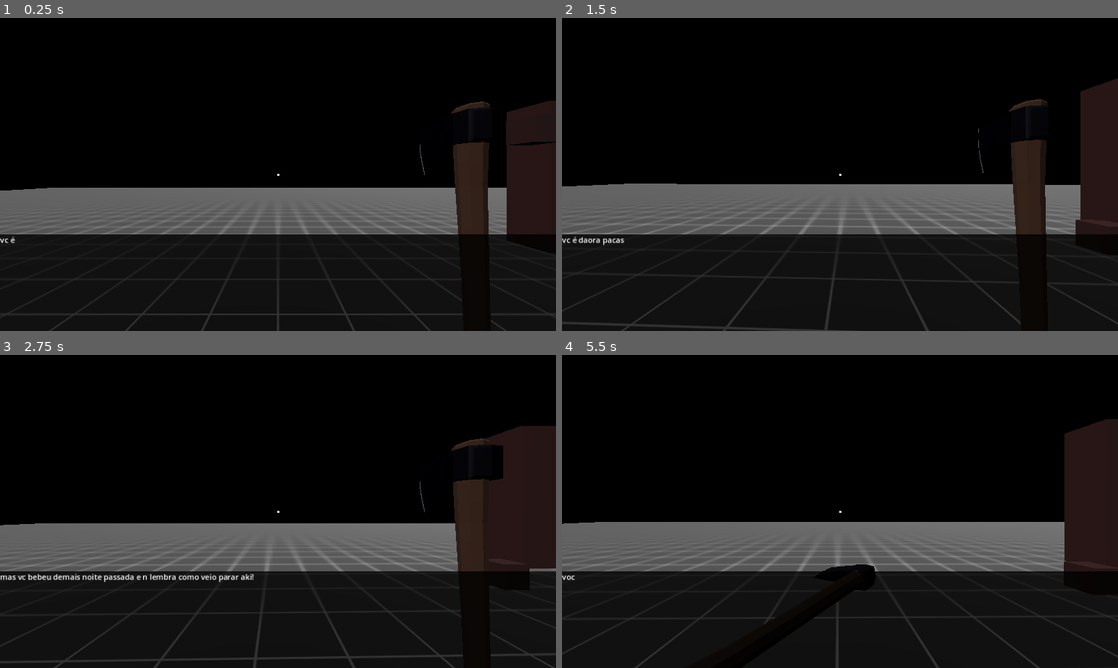
Above: before the commit, frames 1-4 (two rows, left to right).
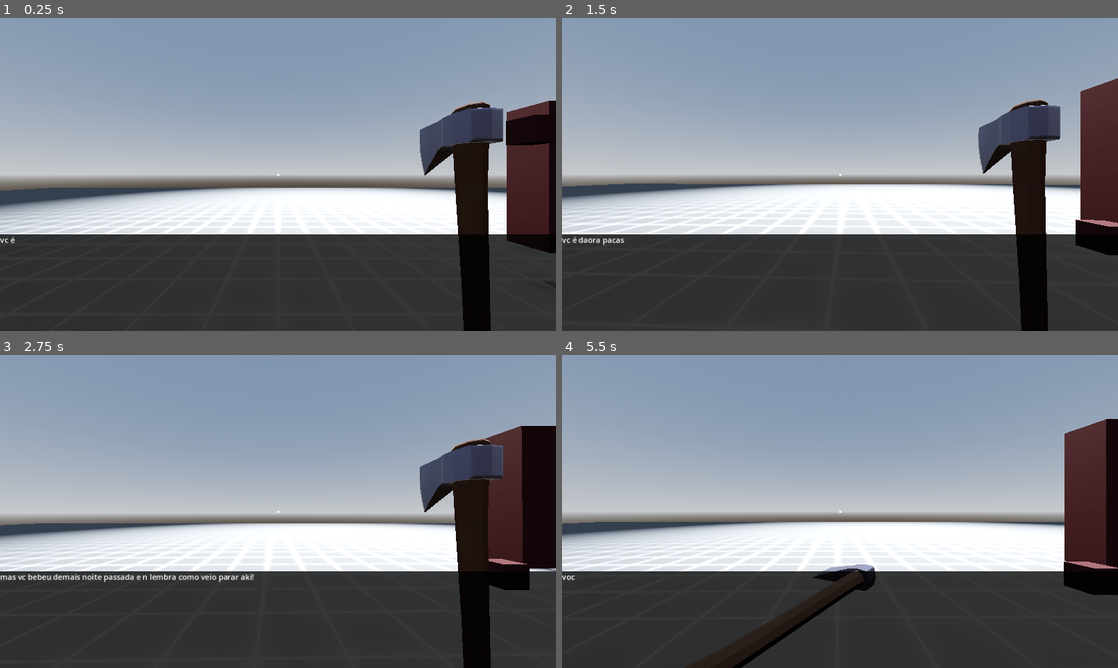
Above: after the commit, the same moments.

Repository: marcotmotta/angler
Game: Godot game, scene res://Main.tscn
Two runs of this game, one before a commit and one after it. Both use one fixed random seed, a clock stepped at 60 frames per second and the inputs below.
Inputs (mouse positions are in pixels of both pictures, inside the frame that each line leads up to):
- Up to frame 1 (0.25 s): no input
- Up to frame 2 (1.5 s): move the mouse to (867, 174) at 0.52 s; tap A (a) at 0.6 s; tap D (d) at 0.8, 1.35 s; move the mouse to (812, 174) at 1.27 s
- Up to frame 3 (2.75 s): tap E (e) at 1.55, 2.1 s; move the mouse to (289, 505) at 2.02 s; tap S (s) at 2.3 s
- Up to frame 4 (5.5 s): move the mouse to (834, 517) at 2.77 s; tap S (s) at 2.85 s; tap W (w) at 3.05, 3.6 s; move the mouse to (878, 514) at 3.52 s; tap A (a) at 3.8, 4.35 s; move the mouse to (795, 508) at 4.27 s; tap D (d) at 4.55 s; move the mouse to (845, 511) at 5.02 s; press the mouse at (845, 511) at 5.03 s; tap E (e) at 5.3 s

The runs differ from the first frame. In frame 1, 92% of the frame differs, in the area x 0-100%, y 0-100%; in frame 2, 93%; in frame 3, 90%; in frame 4, 95%.

Commit message:
better light test

Diff:
--- a/Main.tscn
+++ b/Main.tscn
@@ -6,15 +6,18 @@
 [ext_resource type="PackedScene" uid="uid://dbchv32r0lpfx" path="res://Items/Wood/Wood.tscn" id="4_uleg5"]
 [ext_resource type="Script" path="res://Dialog.gd" id="5_h44ja"]
 
-[sub_resource type="ProceduralSkyMaterial" id="ProceduralSkyMaterial_hxw53"]
+[sub_resource type="ProceduralSkyMaterial" id="ProceduralSkyMaterial_e6eqj"]
+sky_horizon_color = Color(0.64625, 0.65575, 0.67075, 1)
+ground_horizon_color = Color(0.64625, 0.65575, 0.67075, 1)
 
-[sub_resource type="Sky" id="Sky_pot0k"]
-sky_material = SubResource("ProceduralSkyMaterial_hxw53")
+[sub_resource type="Sky" id="Sky_d8d1b"]
+sky_material = SubResource("ProceduralSkyMaterial_e6eqj")
 
-[sub_resource type="Environment" id="Environment_7kri6"]
-background_energy_multiplier = 0.0
-sky = SubResource("Sky_pot0k")
-ambient_light_source = 3
+[sub_resource type="Environment" id="Environment_k18kr"]
+background_mode = 2
+sky = SubResource("Sky_d8d1b")
+tonemap_mode = 2
+glow_enabled = true
 
 [sub_resource type="StandardMaterial3D" id="StandardMaterial3D_k6p2m"]
 albedo_texture = ExtResource("1_bwupa")
@@ -35,17 +38,17 @@
 [node name="Main" type="Node3D"]
 
 [node name="WorldEnvironment" type="WorldEnvironment" parent="."]
-environment = SubResource("Environment_7kri6")
+environment = SubResource("Environment_k18kr")
 
 [node name="OmniLight3D" type="OmniLight3D" parent="."]
 transform = Transform3D(1, 0, 0, 0, 1, 0, 0, 0, 1, 5.48515, 43.2726, -11.3437)
-visible = false
 light_energy = 1000.0
 shadow_enabled = true
 omni_range = 50.0
 
 [node name="DirectionalLight3D" type="DirectionalLight3D" parent="."]
 transform = Transform3D(0.604683, 0.62516, -0.493491, 0, 0.619601, 0.784917, 0.796467, -0.474626, 0.374662, 0, 8.8106, 0)
+visible = false
 
 [node name="Floor" type="StaticBody3D" parent="."]
 transform = Transform3D(1, 0, 0, 0, 1, 0, 0, 0, 1, 0, -0.5, 0)
